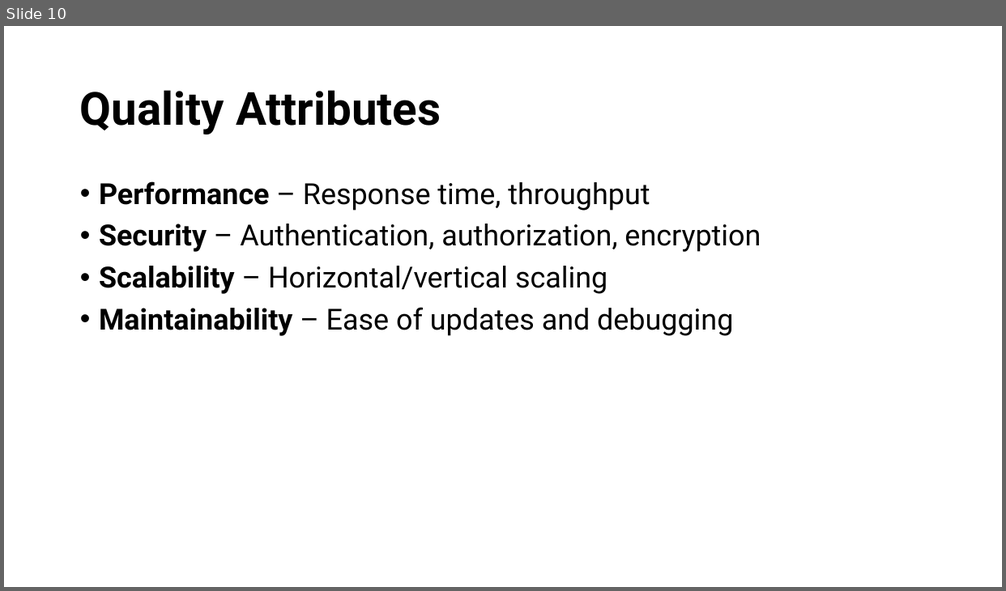
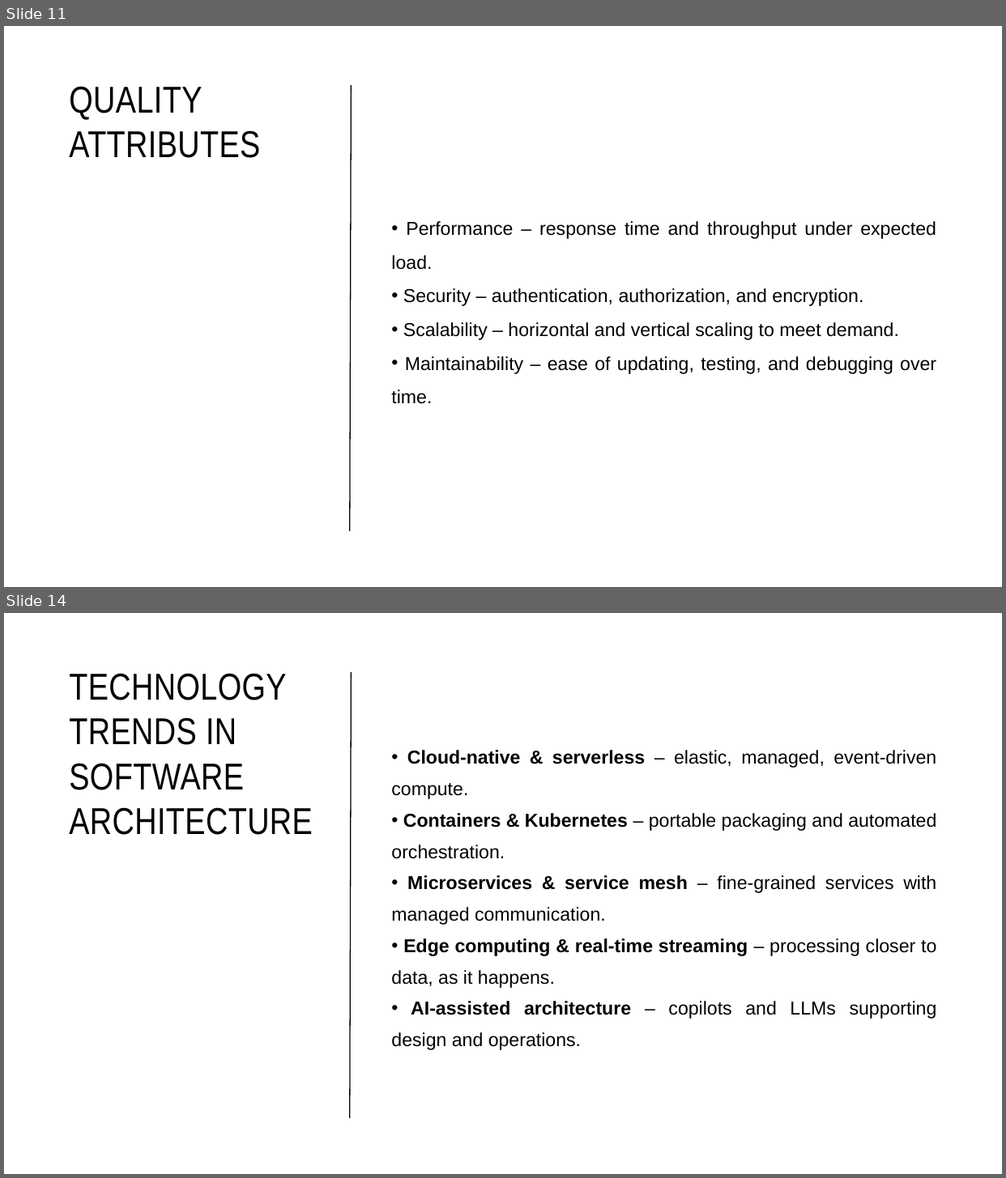
Before and after one commit to JonathanSolisP/design-course, a slide deck: Semana 6/Software Architecture.pptx. Shown one above the other, each under a label of ours: slide 10 before the commit, slides 11 and 14 after it; the slides between them are not shown. The pictures are 1006x591 and 1006x1178 pixels, drawn with LibreOffice and Linux fonts; fonts in the diff are those of the drawing. Boxes give left, top, right and bottom in pixels: in the first picture for what was removed or moved away, otherwise in the second. Text is boxed around its words. In the diff, an @@ line names an element or a change of style, - is before the commit and + after.

```diff
--- a/Semana 6/Software Architecture.pptx
+++ b/Semana 6/Software Architecture.pptx
@@ slide 14 added at (4,613,1002,1174), background #FFFFFF @@
@@ title added at (69,673,312,835), 36 pt, text #000000 @@
+TECHNOLOGY TRENDS IN SOFTWARE ARCHITECTURE
@@ line added from (350, 1118) to (351, 672), #000000 1 pt @@
@@ text added at (391,750,937,1050), 18 pt, text #000000 @@
+• Cloud-native & serverless – elastic, managed, event-driven compute.
+• Containers & Kubernetes – portable packaging and automated orchestration.
+• Microservices & service mesh – fine-grained services with managed communication.
+• Edge computing & real-time streaming – processing closer to data, as it happens.
+• AI-assisted architecture – copilots and LLMs supporting design and operations.
@@ what was slide 10 is now slide 11 @@
@@ slide 11 changed as well @@
@@ title "QUALITY ATTRIBUTES" at (69,86,260,158): vertical alignment middle to top @@
@@ title at (69,86,260,158): text changed; size 44 to 36 pt; font Roboto to Arial Narrow; bold off @@
-Quality Attributes
+QUALITY ATTRIBUTES
@@ line added from (350, 531) to (351, 85), #000000 1 pt @@
@@ text "Performance – response time and ..." at (391,221,936,404): vertical alignment top to middle @@
@@ text at (391,221,936,404): text changed; size 28 to 18 pt; font Roboto to Arial @@
-• Performance – Response time, throughput
-• Security – Authentication, authorization, encryption
-• Scalability – Horizontal/vertical scaling
-• Maintainability – Ease of updates and debugging
+• Performance – response time and throughput under expected load.
+• Security – authentication, authorization, and encryption.
+• Scalability – horizontal and vertical scaling to meet demand.
+• Maintainability – ease of updating, testing, and debugging over time.
```
Also in this commit, not shown: 12 other slides changed, 6 other slides added, 38 other files.
